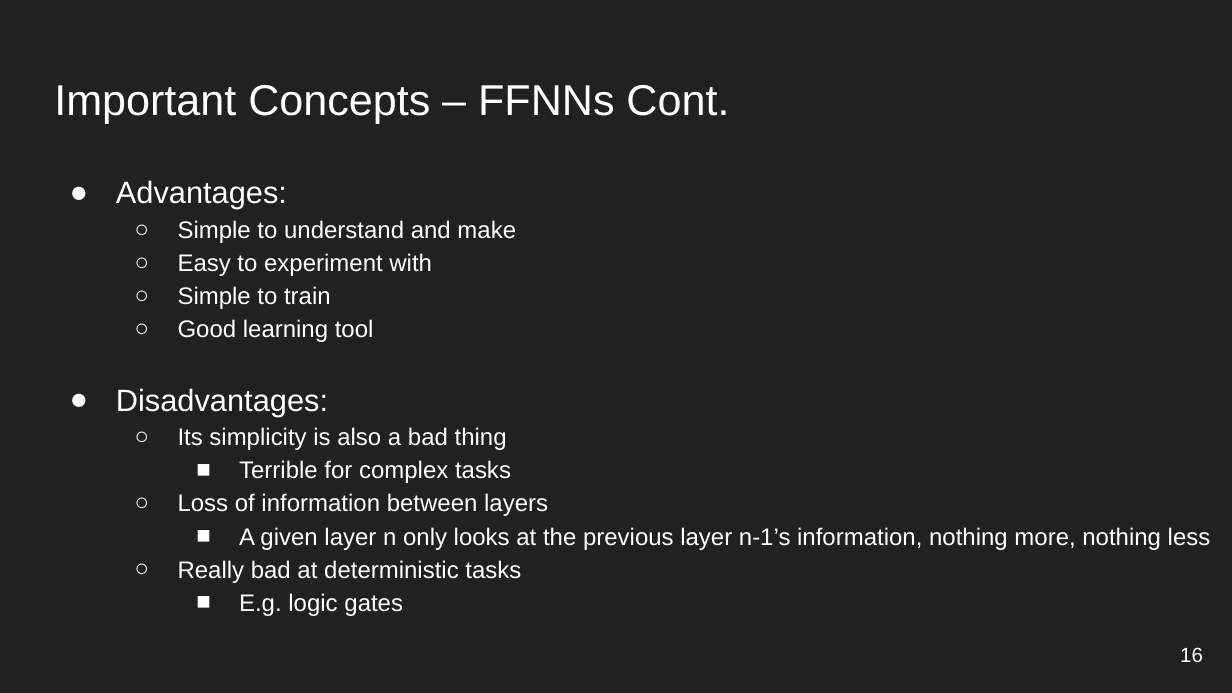
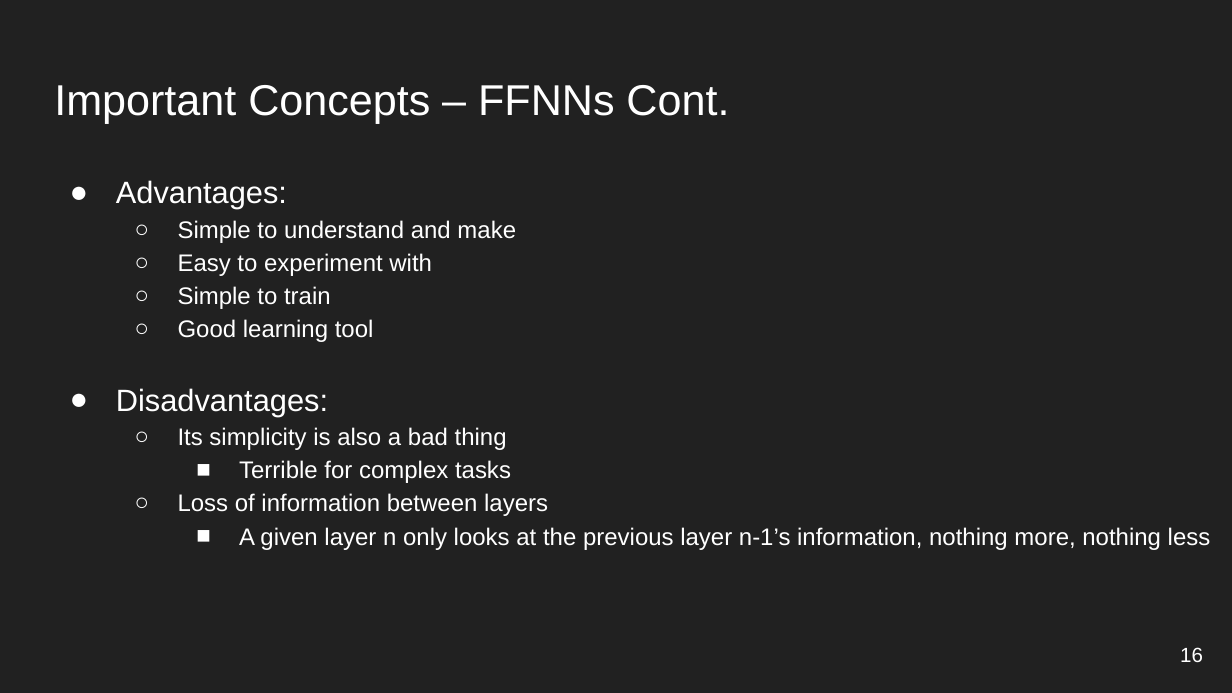
Before and after one commit to AlejandroCiuba/Guest_Lecture_LING1330, a slide deck: slide 16 of Lecture on Machine Translation, Alejandro Ciuba.pptx. Drawn at 1232x693 pixels with LibreOffice and Linux fonts; fonts in the diff are those of the drawing. Boxes give left, top, right and bottom in pixels: in the first picture for what was removed or moved away, otherwise in the second. Text is boxed around its words. In the diff, an @@ line names an element or a change of style, - is before the commit and + after.

```diff
--- a/Lecture on Machine Translation, Alejandro Ciuba.pptx
+++ b/Lecture on Machine Translation, Alejandro Ciuba.pptx
@@ text at (178,560,521,616): paragraphs removed @@
-  ○ Really bad at deterministic tasks
-    ■ E.g. logic gates
```
Also in this commit, not shown: 3 other slides changed, 2 other files.
